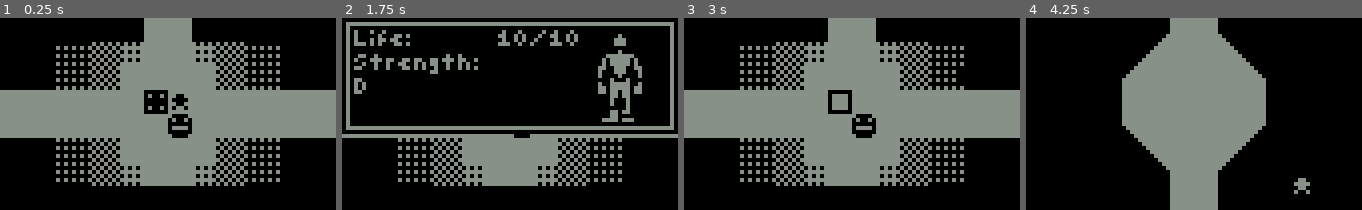
Above: before the commit, frames 1-4 (left to right).
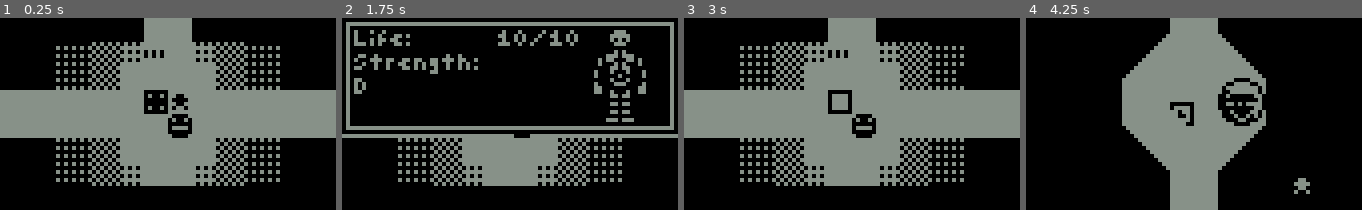
Above: after the commit, the same moments.

Repository: kiwijuice56/nokia-3310-rpg
Game: Godot game, scene res://main/main.tscn
Same seed, same stepped clock (60 frames per second), same inputs: the game is played once before the commit and once after it.
Inputs:
- Up to frame 1 (0.25 s): no input
- Up to frame 2 (1.75 s): tap Enter (ui_accept) at 0.5, 0.77, 1.25, 1.52 s; hold Right (ui_right) 0.53-1.28 s; hold V (item) 0.53-1.28 s; tap Z (accept) at 0.6 s; hold X (back) from 1.28 s (still down); tap V (item) at 1.35 s; tap C (stats) at 1.55 s
- Up to frame 3 (3 s): release X (back) at 2.03 s; hold Right (ui_right) 2.03-2.78 s; hold C (stats) 2.03-2.78 s; tap Z (accept) at 2.3, 2.85 s; hold Up (ui_up) from 2.78 s (still down)
- Up to frame 4 (4.25 s): tap Enter (ui_accept) at 3.02, 3.77 s; tap V (item) at 3.05 s; release Up (ui_up) at 3.53 s; hold Left (ui_left) from 3.53 s (still down); hold V (item) from 3.53 s (still down); tap C (stats) at 3.8 s

The runs differ from the first frame. In frame 1, 0.1% of the frame differs, in the area x 42-49%, y 16-21%; in frame 2, 2.0%; in frame 3, 0.1%; in frame 4, 2.2%, in the area x 42-72%, y 31-57%.

Commit message:
Added barriers and characters

Diff:
--- a/main/audio/audio_manager.gd
+++ b/main/audio/audio_manager.gd
@@ -14,6 +14,9 @@
 	sounds["haunt"] = preload("res://main/audio/music/haunt.wav")
 	sounds["great_fight"] = preload("res://main/audio/music/great_fight.wav")
 	sounds["battle"] = preload("res://main/audio/music/battle.wav")
+	sounds["item"] = preload("res://main/audio/music/item.wav")
+	sounds["hit4"] = preload("res://main/audio/sfx/hit4.wav")
+	sounds["ring"] = preload("res://main/audio/sfx/ring.wav")
 	loaded = true
 
 func play_sound(sound: String, priority: int, volume: float = 0):
--- a/main/dungeon/dungeon.tscn
+++ b/main/dungeon/dungeon.tscn
@@ -6,6 +6,12 @@
 [ext_resource type="PackedScene" uid="uid://bvcd6t3857t" path="res://main/dungeon/interactable/health_machine/health_machine.tscn" id="3_h7vba"]
 [ext_resource type="PackedScene" uid="uid://cbqendapl42e2" path="res://main/dungeon/interactable/shop/shop.tscn" id="4_y658e"]
 [ext_resource type="Texture2D" uid="uid://bjfj4v0i5gl6f" path="res://main/dungeon/water.png" id="6_7ewyj"]
+[ext_resource type="PackedScene" uid="uid://b8p34nr2j67t5" path="res://main/dungeon/interactable/cache_box/cache_box.tscn" id="7_7woqm"]
+[ext_resource type="PackedScene" uid="uid://2nayajefompd" path="res://main/dungeon/interactable/character/character.tscn" id="8_0pq14"]
+[ext_resource type="Script" path="res://main/ui/textbox/line.gd" id="9_7s5am"]
+[ext_resource type="Texture2D" uid="uid://btx4vrqd2r0ks" path="res://main/dungeon/interactable/character/angel.png" id="9_qk1l6"]
+[ext_resource type="PackedScene" uid="uid://b3kb1judf4iw2" path="res://main/dungeon/interactable/barrier/barrier.tscn" id="11_hsppn"]
+[ext_resource type="Texture2D" uid="uid://cvk5g61780ury" path="res://main/dungeon/interactable/barrier/bars.png" id="12_w10b3"]
 
 [sub_resource type="TileSetAtlasSource" id="TileSetAtlasSource_s33bo"]
 texture = ExtResource("6_7ewyj")
@@ -40,9 +46,68 @@
 physics_layer_0/collision_mask = 0
 sources/0 = SubResource("TileSetAtlasSource_xabgt")
 
+[sub_resource type="Resource" id="Resource_1iavy"]
+script = ExtResource("9_7s5am")
+text = "Utter nonsense wants to go to hell."
+speed = 0.03
+sound = "ring"
+choices = Array[String]([])
+
+[sub_resource type="Resource" id="Resource_00qfi"]
+script = ExtResource("9_7s5am")
+text = "I am a servant of the Lord."
+speed = 0.03
+sound = ""
+choices = Array[String]([])
+
+[sub_resource type="RectangleShape2D" id="RectangleShape2D_1lbwn"]
+size = Vector2(12, 12)
+
+[sub_resource type="Resource" id="Resource_0pnhc"]
+script = ExtResource("9_7s5am")
+text = "The body of mind is running away."
+speed = 0.03
+sound = "ring"
+choices = Array[String]([])
+
+[sub_resource type="Resource" id="Resource_emllv"]
+script = ExtResource("9_7s5am")
+text = "(The iron bars are thoroughly rusted.)"
+speed = 0.03
+sound = ""
+choices = Array[String]([])
+
+[sub_resource type="Resource" id="Resource_un7h8"]
+script = ExtResource("9_7s5am")
+text = "(You try to shatter them with sheer force.)"
+speed = 0.03
+sound = ""
+choices = Array[String]([])
+
+[sub_resource type="Resource" id="Resource_mbobe"]
+script = ExtResource("9_7s5am")
+text = "(You crumple the bars using your %s.)"
+speed = 0.03
+sound = "hit4"
+choices = Array[String]([])
+
+[sub_resource type="Resource" id="Resource_mq224"]
+script = ExtResource("9_7s5am")
+text = "That stolen figurine is nothing at all?"
+speed = 0.03
+sound = "ring"
+choices = Array[String]([])
+
+[sub_resource type="Resource" id="Resource_b505j"]
+script = ExtResource("9_7s5am")
+text = "The other side runs through everything."
+speed = 0.03
+sound = "ring"
+choices = Array[String]([])
+
 [node name="Dungeon" type="Node2D"]
 script = ExtResource("1_2mj4t")
-music = Array[String](["", "", "", "", "", "", "", "", "", " …(476 unchanged characters)… ", "", "", "", "", "", "", "", "", "", "battle", "haunt", "", "", "", ""])
+music = Array[String](["", "", "", "", "", "", "", "", "", " …(476 unchanged characters)… ", "", "", "", "", "", "", "", "", "", "mundane_mystery", "haunt", "", "", "", ""])
 
 [node name="AnimatedTileMap" type="TileMap" parent="."]
 tile_set = SubResource("TileSet_72mcu")
@@ -69,3 +134,253 @@
 
 [node name="Shop2" parent="." instance=ExtResource("4_y658e")]
 position = Vector2(159, 507)
+
+[node name="CacheBox" parent="." instance=ExtResource("7_7woqm")]
+position = Vector2(603, 567)
+item = "Gold"
+count = 5
+
+[node name="CacheBox2" parent="." instance=ExtResource("7_7woqm")]
+position = Vector2(657, 567)
+item = "Gold"
+count = 5
+
+[node name="CacheBox3" parent="." instance=ExtResource("7_7woqm")]
+position = Vector2(657, 537)
+item = "Gold"
+count = 5
+
+[node name="CacheBox4" parent="." instance=ExtResource("7_7woqm")]
+position = Vector2(603, 537)
+item = "Gold"
+count = 5
+
+[node name="CacheBox5" parent="." instance=ExtResource("7_7woqm")]
+position = Vector2(603, 537)
+item = "Gold"
+count = 5
+
+[node name="CacheBox6" parent="." instance=ExtResource("7_7woqm")]
+position = Vector2(627, 555)
+item = "Gold"
+count = 5
+
+[node name="CacheBox7" parent="." instance=ExtResource("7_7woqm")]
+position = Vector2(543, 507)
+item = "Gold"
+count = 5
+
+[node name="CacheBox8" parent="." instance=ExtResource("7_7woqm")]
+position = Vector2(861, 555)
+item = "Gold"
+count = 5
+
+[node name="CacheBox9" parent="." instance=ExtResource("7_7woqm")]
+position = Vector2(867, 555)
+item = "Gold"
+count = 5
+
+[node name="CacheBox14" parent="." instance=ExtResource("7_7woqm")]
+position = Vector2(855, 567)
+item = "Gold"
+count = 5
+
+[node name="CacheBox15" parent="." instance=ExtResource("7_7woqm")]
+position = Vector2(885, 549)
+item = "Gold"
+count = 5
+
+[node name="CacheBox16" parent="." instance=ExtResource("7_7woqm")]
+position = Vector2(915, 567)
+item = "Gold"
+count = 5
+
+[node name="CacheBox17" parent="." instance=ExtResource("7_7woqm")]
+position = Vector2(915, 549)
+item = "Gold"
+count = 5
+
+[node name="CacheBox18" parent="." instance=ExtResource("7_7woqm")]
+position = Vector2(903, 549)
+item = "Gold"
+count = 5
+
+[node name="CacheBox19" parent="." instance=ExtResource("7_7woqm")]
+position = Vector2(867, 537)
+item = "Gold"
+count = 5
+
+[node name="CacheBox20" parent="." instance=ExtResource("7_7woqm")]
+position = Vector2(945, 543)
+item = "Gold"
+count = 5
+
+[node name="CacheBox21" parent="." instance=ExtResource("7_7woqm")]
+position = Vector2(945, 555)
+item = "Gold"
+count = 5
+
+[node name="CacheBox22" parent="." instance=ExtResource("7_7woqm")]
+position = Vector2(945, 549)
+item = "Gold"
+count = 5
+
+[node name="CacheBox23" parent="." instance=ExtResource("7_7woqm")]
+position = Vector2(957, 549)
+item = "Gold"
+count = 5
+
+[node name="CacheBox24" parent="." instance=ExtResource("7_7woqm")]
+position = Vector2(993, 567)
+item = "Gold"
+count = 5
+
+[node name="CacheBox25" parent="." instance=ExtResource("7_7woqm")]
+position = Vector2(987, 567)
+item = "Gold"
+count = 5
+
+[node name="CacheBox26" parent="." instance=ExtResource("7_7woqm")]
+position = Vector2(981, 567)
+item = "Gold"
+count = 5
+
+[node name="CacheBox27" parent="." instance=ExtResource("7_7woqm")]
+position = Vector2(969, 555)
+item = "Gold"
+count = 5
+
+[node name="CacheBox28" parent="." instance=ExtResource("7_7woqm")]
+position = Vector2(987, 543)
+item = "Gold"
+count = 5
+
+[node name="CacheBox29" parent="." instance=ExtResource("7_7woqm")]
+position = Vector2(981, 537)
+item = "Gold"
+count = 5
+
+[node name="CacheBox30" parent="." instance=ExtResource("7_7woqm")]
+position = Vector2(993, 513)
+item = "Gold"
+count = 5
+
+[node name="CacheBox31" parent="." instance=ExtResource("7_7woqm")]
+position = Vector2(885, 471)
+item = "Gold"
+count = 5
+
+[node name="CacheBox32" parent="." instance=ExtResource("7_7woqm")]
+position = Vector2(915, 393)
+item = "Gold"
+count = 5
+
+[node name="CacheBox33" parent="." instance=ExtResource("7_7woqm")]
+position = Vector2(795, 351)
+item = "Gold"
+count = 5
+
+[node name="CacheBox34" parent="." instance=ExtResource("7_7woqm")]
+position = Vector2(867, 315)
+item = "Gold"
+count = 5
+
+[node name="CacheBox35" parent="." instance=ExtResource("7_7woqm")]
+position = Vector2(675, 507)
+item = "Gold"
+count = 5
+
+[node name="CacheBox36" parent="." instance=ExtResource("7_7woqm")]
+position = Vector2(657, 501)
+item = "Gold"
+count = 5
+
+[node name="CacheBox37" parent="." instance=ExtResource("7_7woqm")]
+position = Vector2(843, 225)
+item = "Gold"
+count = 5
+
+[node name="CacheBox38" parent="." instance=ExtResource("7_7woqm")]
+position = Vector2(645, 207)
+item = "Gold"
+count = 5
+
+[node name="CacheBox39" parent="." instance=ExtResource("7_7woqm")]
+position = Vector2(657, 219)
+item = "Gold"
+count = 5
+
+[node name="CacheBox10" parent="." instance=ExtResource("7_7woqm")]
+position = Vector2(543, 453)
+item = "Gold"
+count = 5
+
+[node name="CacheBox11" parent="." instance=ExtResource("7_7woqm")]
+position = Vector2(627, 453)
+item = "Gold"
+count = 5
+
+[node name="CacheBox12" parent="." instance=ExtResource("7_7woqm")]
+position = Vector2(633, 459)
+item = "Gold"
+count = 5
+
+[node name="CacheBox13" parent="." instance=ExtResource("7_7woqm")]
+position = Vector2(717, 453)
+item = "Gold"
+count = 5
+
+[node name="Angel" parent="." instance=ExtResource("8_0pq14")]
+position = Vector2(558, 504)
+convo = Array[ExtResource("9_7s5am")]([SubResource("Resource_1iavy"), SubResource("Resource_00qfi")])
+
+[node name="CollisionShape2D" parent="Angel" index="0"]
+shape = SubResource("RectangleShape2D_1lbwn")
+
+[node name="Sprite2D" type="Sprite2D" parent="Angel"]
+texture = ExtResource("9_qk1l6")
+
+[node name="Angel2" parent="." instance=ExtResource("8_0pq14")]
+position = Vector2(546, 444)
+convo = Array[ExtResource("9_7s5am")]([SubResource("Resource_0pnhc"), SubResource("Resource_00qfi")])
+
+[node name="CollisionShape2D" parent="Angel2" index="0"]
+shape = SubResource("RectangleShape2D_1lbwn")
+
+[node name="Sprite2D" type="Sprite2D" parent="Angel2"]
+texture = ExtResource("9_qk1l6")
+
+[node name="Barrier" parent="." instance=ExtResource("11_hsppn")]
+position = Vector2(543, 537)
+convo = Array[ExtResource("9_7s5am")]([SubResource("Resource_emllv"), SubResource("Resource_un7h8")])
+success_convo = Array[ExtResource("9_7s5am")]([SubResource("Resource_mbobe")])
+min_stat = 1
+
+[node name="Sprite2D" parent="Barrier" index="1"]
+texture = ExtResource("12_w10b3")
+
+[node name="Angel4" parent="." instance=ExtResource("8_0pq14")]
+position = Vector2(798, 468)
+convo = Array[ExtResource("9_7s5am")]([SubResource("Resource_mq224"), SubResource("Resource_00qfi")])
+
+[node name="CollisionShape2D" parent="Angel4" index="0"]
+shape = SubResource("RectangleShape2D_1lbwn")
+
+[node name="Sprite2D" type="Sprite2D" parent="Angel4"]
+texture = ExtResource("9_qk1l6")
+
+[node name="Angel3" parent="." instance=ExtResource("8_0pq14")]
+position = Vector2(630, 468)
+convo = Array[ExtResource("9_7s5am")]([SubResource("Resource_b505j"), SubResource("Resource_00qfi")])
+
+[node name="CollisionShape2D" parent="Angel3" index="0"]
+shape = SubResource("RectangleShape2D_1lbwn")
+
+[node name="Sprite2D" type="Sprite2D" parent="Angel3"]
+texture = ExtResource("9_qk1l6")
+
+[editable path="Angel"]
+[editable path="Angel2"]
+[editable path="Barrier"]
+[editable path="Angel4"]
+[editable path="Angel3"]
--- /dev/null
+++ b/main/dungeon/interactable/barrier/barrier.gd
@@ -0,0 +1,30 @@
+class_name Barrier
+extends Interactable
+
+@export var convo: Array[Line]
+@export var fail_convo: Array[Line]
+@export var success_convo: Array[Line]
+@export var min_stat: int
+@export_enum("Strength", "Wisdom", "Dexterity") var stat: String = "Strength"
+@export var custom_id: String
+
+func _ready() -> void:
+	custom_id = name
+	if custom_id in Status.player_stats.flags:
+		queue_free()
+
+func interact(player: Player) -> void:
+	player.can_move = false
+	await Ref.textbox.trans_in()
+	await Ref.textbox.convo(convo)
+	if Status.player_stats.get(stat.to_lower()) < min_stat:
+		fail_convo[0].text = fail_convo[0].text % [min_stat, stat]
+		await Ref.textbox.convo(fail_convo)
+	else:
+		Status.player_stats.flags[custom_id] = true
+		success_convo[0].text = success_convo[0].text % stat
+		await Ref.textbox.convo(success_convo)
+	await Ref.textbox.trans_out()
+	if custom_id in Status.player_stats.flags:
+		queue_free()
+	player.can_move = true
--- /dev/null
+++ b/main/dungeon/interactable/barrier/barrier.tscn
@@ -0,0 +1,23 @@
+[gd_scene load_steps=5 format=3 uid="uid://b3kb1judf4iw2"]
+
+[ext_resource type="PackedScene" uid="uid://2q7iqu5nuovb" path="res://main/dungeon/interactable/interactable.tscn" id="1_rpk8c"]
+[ext_resource type="Script" path="res://main/dungeon/interactable/barrier/barrier.gd" id="2_inini"]
+[ext_resource type="Script" path="res://main/ui/textbox/line.gd" id="3_7p3hv"]
+
+[sub_resource type="Resource" id="Resource_qttwk"]
+script = ExtResource("3_7p3hv")
+text = "(But it looks like you need %d %s for that...)"
+speed = 0.03
+sound = ""
+choices = Array[String]([])
+
+[node name="Barrier" instance=ExtResource("1_rpk8c")]
+script = ExtResource("2_inini")
+convo = Array[ExtResource("3_7p3hv")]([])
+fail_convo = Array[ExtResource("3_7p3hv")]([SubResource("Resource_qttwk")])
+success_convo = Array[ExtResource("3_7p3hv")]([])
+min_stat = 0
+stat = "Strength"
+custom_id = ""
+
+[node name="Sprite2D" type="Sprite2D" parent="." index="1"]
--- /dev/null
+++ b/main/dungeon/interactable/cache_box/cache_box.gd
@@ -0,0 +1,29 @@
+class_name CacheBox
+extends Interactable
+
+@export var convo: Array[Line]
+@export var item: String
+@export var count: int
+@export var custom_id: String
+
+func _ready() -> void:
+	custom_id = name
+	if custom_id in Status.player_stats.flags:
+		queue_free()
+
+func interact(player: Player) -> void:
+	if item == "Gold":
+		count = round(count * (randf_range(0.9, 1.2) + (Status.player_stats.wisdom / 7.0)))
+
+
+	convo[1].text = "(Inside, you find %d %s)." % [count, item]
+	player.can_move = false
+	await Ref.textbox.trans_in()
+	await Ref.textbox.convo(convo)
+	await Ref.textbox.trans_out()
+	if not item in Status.player_stats.items:
+		Status.player_stats.items[item] = 0
+	Status.player_stats.items[item] += count
+	Status.player_stats.flags[custom_id] = true
+	queue_free()
+	player.can_move = true
--- /dev/null
+++ b/main/dungeon/interactable/cache_box/cache_box.tscn
@@ -0,0 +1,81 @@
+[gd_scene load_steps=12 format=3 uid="uid://b8p34nr2j67t5"]
+
+[ext_resource type="PackedScene" uid="uid://2q7iqu5nuovb" path="res://main/dungeon/interactable/interactable.tscn" id="1_uiias"]
+[ext_resource type="Texture2D" uid="uid://b5rnvm7rbgem5" path="res://main/dungeon/interactable/cache_box/cache_box.png" id="2_7hp33"]
+[ext_resource type="Script" path="res://main/dungeon/interactable/cache_box/cache_box.gd" id="2_ts1lg"]
+[ext_resource type="Script" path="res://main/ui/textbox/line.gd" id="3_qa2v0"]
+[ext_resource type="Shader" path="res://main/inverse.gdshader" id="4_c1e6j"]
+
+[sub_resource type="Resource" id="Resource_clifq"]
+script = ExtResource("3_qa2v0")
+text = "(You pass your hand through the slimey membrane...)"
+speed = 0.01
+sound = ""
+choices = Array[String]([])
+
+[sub_resource type="Resource" id="Resource_7qvfg"]
+script = ExtResource("3_qa2v0")
+text = ""
+speed = 0.03
+sound = "item"
+choices = Array[String]([])
+
+[sub_resource type="ShaderMaterial" id="ShaderMaterial_ik60x"]
+shader = ExtResource("4_c1e6j")
+
+[sub_resource type="Animation" id="Animation_dmpc6"]
+resource_name = "spin"
+length = 1.4
+loop_mode = 1
+tracks/0/type = "value"
+tracks/0/imported = false
+tracks/0/enabled = true
+tracks/0/path = NodePath("Sprite2D:frame")
+tracks/0/interp = 1
+tracks/0/loop_wrap = true
+tracks/0/keys = {
+"times": PackedFloat32Array(0, 0.2, 0.4, 0.6, 0.8, 1, 1.2),
+"transitions": PackedFloat32Array(1, 1, 1, 1, 1, 1, 1),
+"update": 1,
+"values": [0, 1, 2, 3, 4, 5, 6]
+}
+
+[sub_resource type="Animation" id="Animation_hgonr"]
+length = 0.001
+tracks/0/type = "value"
+tracks/0/imported = false
+tracks/0/enabled = true
+tracks/0/path = NodePath("Sprite2D:frame")
+tracks/0/interp = 1
+tracks/0/loop_wrap = true
+tracks/0/keys = {
+"times": PackedFloat32Array(0),
+"transitions": PackedFloat32Array(1),
+"update": 1,
+"values": [0]
+}
+
+[sub_resource type="AnimationLibrary" id="AnimationLibrary_k2yfq"]
+_data = {
+"RESET": SubResource("Animation_hgonr"),
+"spin": SubResource("Animation_dmpc6")
+}
+
+[node name="CacheBox" instance=ExtResource("1_uiias")]
+script = ExtResource("2_ts1lg")
+convo = Array[ExtResource("3_qa2v0")]([SubResource("Resource_clifq"), SubResource("Resource_7qvfg")])
+item = ""
+count = 0
+custom_id = ""
+
+[node name="Sprite2D" type="Sprite2D" parent="." index="1"]
+material = SubResource("ShaderMaterial_ik60x")
+texture = ExtResource("2_7hp33")
+hframes = 7
+
+[node name="AnimationPlayer" type="AnimationPlayer" parent="." index="2"]
+libraries = {
+"": SubResource("AnimationLibrary_k2yfq")
+}
+autoplay = "spin"
+speed_scale = 2.0
--- /dev/null
+++ b/main/dungeon/interactable/character/character.gd
@@ -0,0 +1,11 @@
+class_name Character
+extends Interactable
+
+@export var convo: Array[Line]
+
+func interact(player: Player) -> void:
+	player.can_move = false
+	await Ref.textbox.trans_in()
+	await Ref.textbox.convo(convo)
+	await Ref.textbox.trans_out()
+	player.can_move = true
--- /dev/null
+++ b/main/dungeon/interactable/character/character.tscn
@@ -0,0 +1,8 @@
+[gd_scene load_steps=3 format=3 uid="uid://2nayajefompd"]
+
+[ext_resource type="PackedScene" uid="uid://2q7iqu5nuovb" path="res://main/dungeon/interactable/interactable.tscn" id="1_voxtu"]
+[ext_resource type="Script" path="res://main/dungeon/interactable/character/character.gd" id="2_2xbsa"]
+
+[node name="Character" instance=ExtResource("1_voxtu")]
+script = ExtResource("2_2xbsa")
+convo = Array[Resource("res://main/ui/textbox/line.gd")]([])
--- a/main/dungeon/interactable/health_machine/health_machine.tscn
+++ b/main/dungeon/interactable/health_machine/health_machine.tscn
@@ -7,7 +7,7 @@
 
 [sub_resource type="Resource" id="Resource_0o6dw"]
 script = ExtResource("3_yhp1s")
-text = "(A warm, red glow permeates the air as a cube phases into reality). "
+text = "(A warm, red glow permeates the air as a cube phases into reality.)"
 speed = 0.02
 sound = ""
 choices = Array[String]([])
@@ -21,9 +21,16 @@
 
 [sub_resource type="Resource" id="Resource_y0fal"]
 script = ExtResource("3_yhp1s")
-text = "(Your wounds have been healed)."
+text = "(Your wounds seal back together.)"
 speed = 0.03
 sound = "heal"
+choices = Array[String]([])
+
+[sub_resource type="Resource" id="Resource_x0kb8"]
+script = ExtResource("3_yhp1s")
+text = "(Your progress has been recorded.)"
+speed = 0.03
+sound = ""
 choices = Array[String]([])
 
 [sub_resource type="Animation" id="Animation_k2bts"]
@@ -66,7 +73,7 @@
 
 [node name="HealthMachine" instance=ExtResource("1_43vem")]
 script = ExtResource("2_kk583")
-convo = Array[ExtResource("3_yhp1s")]([SubResource("Resource_0o6dw"), SubResource("Resource_h4vv6"), SubResource("Resource_y0fal")])
+convo = Array[ExtResource("3_yhp1s")]([SubResource("Resource_0o6dw"), SubResource("Resource_h4vv6"), SubResource("Resource_y0fal"), SubResource("Resource_x0kb8")])
 
 [node name="Sprite2D" type="Sprite2D" parent="." index="0"]
 texture = ExtResource("2_qic58")
--- a/main/stats/player_stats.gd
+++ b/main/stats/player_stats.gd
@@ -8,3 +8,4 @@
 @export var dexterity: int
 
 @export var items: Dictionary
+@export var flags: Dictionary
--- a/main/stats/status.gd
+++ b/main/stats/status.gd
@@ -10,7 +10,7 @@
 		player_stats.life = 10
 		player_stats.strength = 3
 		player_stats.dexterity = 3
-		player_stats.wisdom = 3
+		player_stats.wisdom = 10
 		player_stats.items = {"Gold": 10, "Soma": 2, "Bomb": 2, "Corpse": 0}
 
 func load_file() -> void:
--- a/main/ui/textbox/textbox.gd
+++ b/main/ui/textbox/textbox.gd
@@ -51,7 +51,7 @@
 
 		visible_char = 0
 		var tween: Tween = get_tree().create_tween()
-		tween.tween_property(self, "visible_char", len(line.text), line.speed * len(line.text) * 0.8)
+		tween.tween_property(self, "visible_char", len(line.text), line.speed * len(line.text) * 0.6)
 		await tween.finished
 
 		await advanced
Not shown, added: main/audio/music/item.wav.import
Not shown, added: main/audio/sfx/hit4.wav.import
Not shown, added: main/audio/sfx/ring.wav.import
Not shown: 1 places in main/dungeon/dungeon.tscn that only renumber resources
Binary file added: main/dungeon/interactable/barrier/bars.png
Not shown, added: main/dungeon/interactable/barrier/bars.png.import
Binary file added: main/dungeon/interactable/cache_box/cache_box.png
Not shown, added: main/dungeon/interactable/cache_box/cache_box.png.import
Binary file added: main/dungeon/interactable/character/angel.png
Not shown, added: main/dungeon/interactable/character/angel.png.import
Not shown: 1 places in main/dungeon/interactable/health_machine/health_machine.tscn that only renumber resources
Binary file changed: main/dungeon/map.png
(and 3 more such lines)
